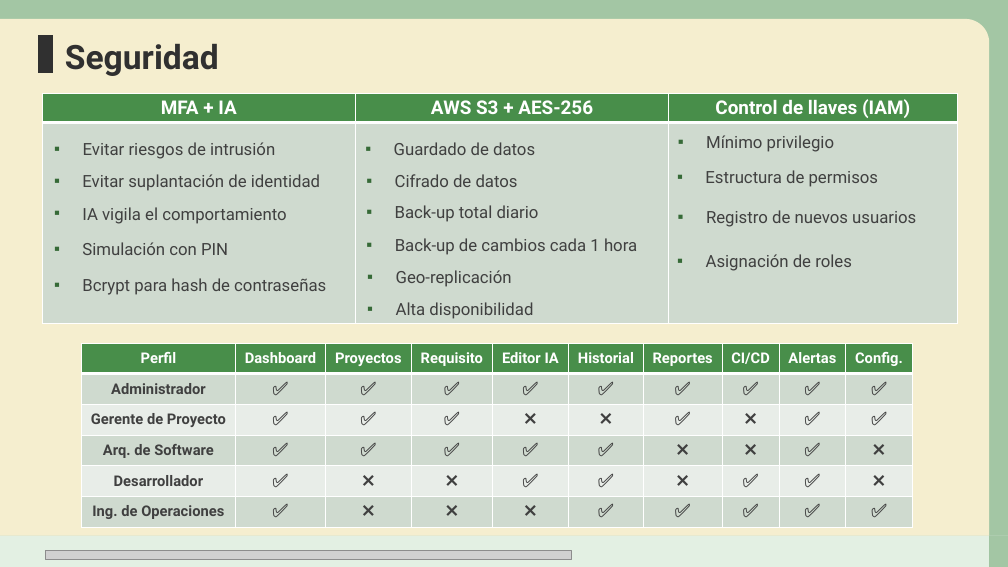
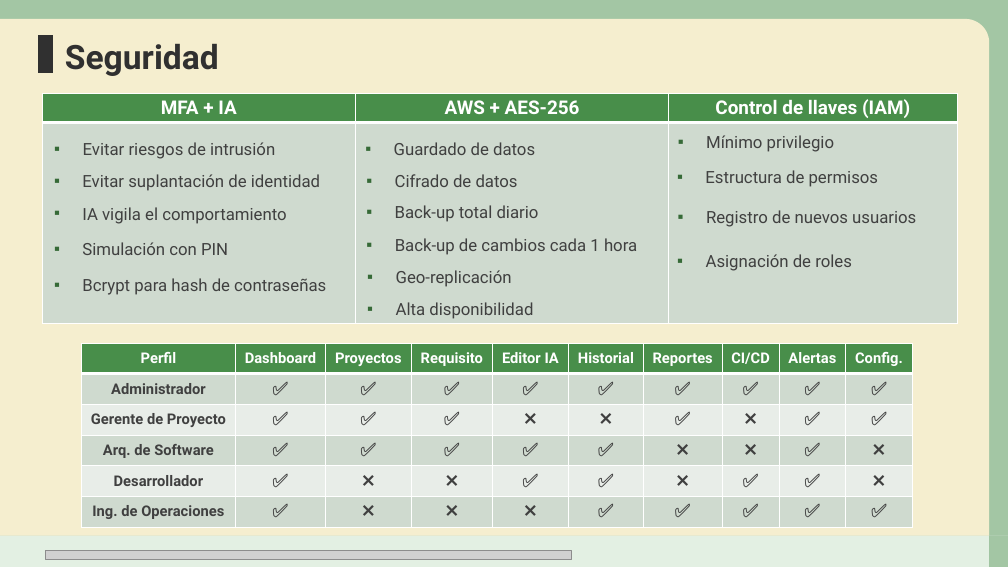
Before and after one commit to clrecce/TFG, a slide deck: slide 13 of PPT RECCE.pptx. Drawn at 1008x567 pixels with LibreOffice and Linux fonts; fonts in the diff are those of the drawing; grey boxes stand for pictures; background and template pictures are left out. Boxes give left, top, right and bottom in pixels: in the first picture for what was removed or moved away, otherwise in the second. Text is boxed around its words. In the diff, an @@ line names an element or a change of style, - is before the commit and + after.

Commit message:
version final

```diff
--- a/PPT RECCE.pptx
+++ b/PPT RECCE.pptx
@@ table at bbox=[42, 93, 957, 324] @@
-row 1, column 2: AWS S3 + AES-256
+row 1, column 2: AWS + AES-256
```
Also in this commit, not shown: 2 other slides changed, 1 slide added.
